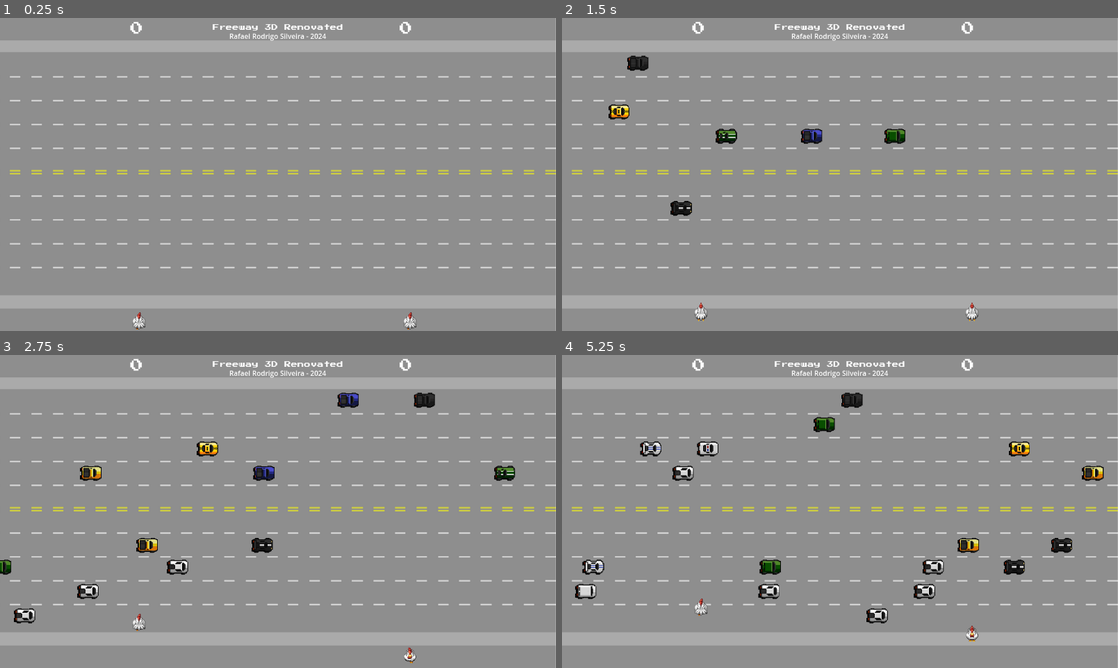
Above: before the commit, frames 1-4 (two rows, left to right).
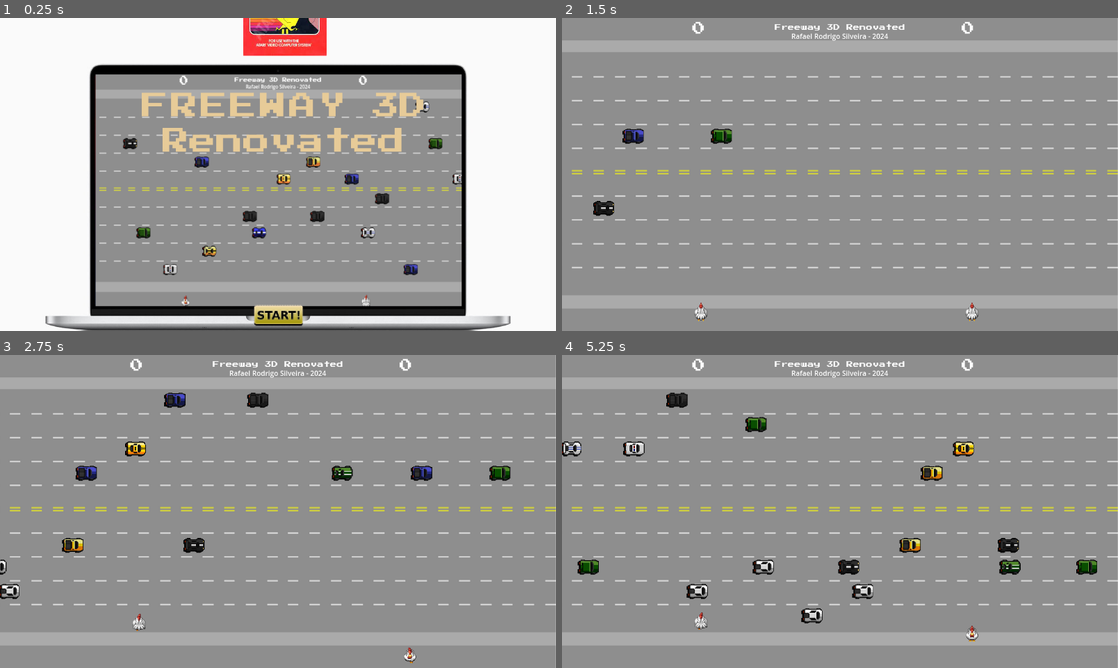
Above: after the commit, the same moments.

Repository: rafaelrodrigosilveira/freeway-renovated
Game: Godot game, scene res://splash_screen.tscn
Two runs of this game, one before a commit and one after it. Both use one fixed random seed, a clock stepped at 60 frames per second and the inputs below. Before the commit the project starts from res://main.tscn.
Inputs (mouse positions are in pixels of both pictures, inside the frame that each line leads up to):
- Up to frame 1 (0.25 s): no input
- Up to frame 2 (1.5 s): click (840, 315) at 0.52 s; hold Up (ui_up) from 1.28 s (still down); hold W (sobe) from 1.28 s (still down)
- Up to frame 3 (2.75 s): release Up (ui_up) at 2.03 s; release W (sobe) at 2.03 s; hold Down (ui_down) from 2.03 s (still down); tap W (sobe) at 2.1 s
- Up to frame 4 (5.25 s): release Down (ui_down) at 2.78 s; hold W (sobe) 2.78-3.53 s; hold Up (ui_up) 2.78-4.28 s; tap W (sobe) at 3.6, 5.1 s; hold W (sobe) 4.28-5.03 s; hold Down (ui_down) from 4.28 s (still down)

The runs differ from the first frame. In frame 1, 63% of the frame differs, in the area x 0-100%, y 0-100%; in frame 2, 1.4%; in frame 3, 3.3%; in frame 4, 5.1%.

Commit message:
v0.13
add splash screen

Diff:
--- a/main.tscn
+++ b/main.tscn
@@ -70,7 +70,7 @@
 
 [node name="tema_AudioStreamPlayer2D3" type="AudioStreamPlayer2D" parent="."]
 stream = ExtResource("9_tasvt")
-volume_db = -18.0
+volume_db = -12.0
 
 [node name="Button" type="Button" parent="."]
 anchors_preset = 8
--- a/project.godot
+++ b/project.godot
@@ -11,7 +11,7 @@
 [application]
 
 config/name="freeway3d"
-run/main_scene="res://main.tscn"
+run/main_scene="res://splash_screen.tscn"
 config/features=PackedStringArray("4.2", "Mobile")
 config/icon="res://icon.svg"
 
--- /dev/null
+++ b/splash_screen.gd
@@ -0,0 +1,7 @@
+extends Node
+func _ready():
+	pass
+
+func _on_start_pressed():
+	# Muda a cena atual para a nova cena
+	get_tree().change_scene_to_file("res://main.tscn")
--- /dev/null
+++ b/splash_screen.tscn
@@ -0,0 +1,97 @@
+[gd_scene load_steps=10 format=3 uid="uid://d217l00x1cngt"]
+
+[ext_resource type="Script" path="res://splash_screen.gd" id="1_le7bl"]
+[ext_resource type="Texture2D" uid="uid://duhln51jmli5b" path="res://Assets/logo/freeway logo.png" id="1_pyipb"]
+[ext_resource type="Texture2D" uid="uid://duaovwfdlli56" path="res://Assets/logo/freeway_logo_atari.jpg" id="2_sb7ay"]
+[ext_resource type="Texture2D" uid="uid://6jk4kc2vcc2e" path="res://Assets/robisplash_screen/start_normal.png" id="2_xunqi"]
+[ext_resource type="Texture2D" uid="uid://dwauaevspldei" path="res://Assets/robisplash_screen/start_pressed.png" id="3_k80s8"]
+[ext_resource type="AudioStream" uid="uid://b7vlpnkhbcmvv" path="res://Assets/sons/tema.wav" id="5_fvpcr"]
+
+[sub_resource type="Animation" id="Animation_hq87u"]
+length = 0.001
+tracks/0/type = "value"
+tracks/0/imported = false
+tracks/0/enabled = true
+tracks/0/path = NodePath("logo:position")
+tracks/0/interp = 1
+tracks/0/loop_wrap = true
+tracks/0/keys = {
+"times": PackedFloat32Array(0),
+"transitions": PackedFloat32Array(1),
+"update": 0,
+"values": [Vector2(560, -300)]
+}
+
+[sub_resource type="Animation" id="Animation_43r5j"]
+resource_name = "intro"
+length = 1.2
+tracks/0/type = "value"
+tracks/0/imported = false
+tracks/0/enabled = true
+tracks/0/path = NodePath("logo:position")
+tracks/0/interp = 1
+tracks/0/loop_wrap = true
+tracks/0/keys = {
+"times": PackedFloat32Array(0, 0.2, 0.4, 0.6, 0.8, 0.9985, 1.2),
+"transitions": PackedFloat32Array(1, 1, 1, 1, 1, 1, 1),
+"update": 0,
+"values": [Vector2(560, -300), Vector2(560, -200), Vector2(560, -100), Vector2(560, 0), Vector2(560, 100), Vector2(560, 200), Vector2(560, 380)]
+}
+
+[sub_resource type="AnimationLibrary" id="AnimationLibrary_dhnre"]
+_data = {
+"RESET": SubResource("Animation_hq87u"),
+"intro": SubResource("Animation_43r5j")
+}
+
+[node name="Node" type="Node"]
+script = ExtResource("1_le7bl")
+
+[node name="background" type="TextureRect" parent="."]
+offset_right = 40.0
+offset_bottom = 40.0
+texture = ExtResource("1_pyipb")
+
+[node name="AnimationPlayer" type="AnimationPlayer" parent="background"]
+libraries = {
+"": SubResource("AnimationLibrary_dhnre")
+}
+autoplay = "intro"
+
+[node name="logo" type="TextureRect" parent="background"]
+layout_mode = 1
+anchors_preset = 7
+anchor_left = 0.5
+anchor_top = 1.0
+anchor_right = 0.5
+anchor_bottom = 1.0
+offset_left = -80.0
+offset_top = -1138.0
+offset_right = 112.0
+offset_bottom = -875.999
+grow_horizontal = 2
+grow_vertical = 0
+texture = ExtResource("2_sb7ay")
+
+[node name="start" type="TextureButton" parent="background"]
+layout_mode = 1
+anchors_preset = 7
+anchor_left = 0.5
+anchor_top = 1.0
+anchor_right = 0.5
+anchor_bottom = 1.0
+offset_left = -74.5
+offset_top = -192.0
+offset_right = 74.5
+offset_bottom = -118.0
+grow_horizontal = 2
+grow_vertical = 0
+texture_normal = ExtResource("2_xunqi")
+texture_pressed = ExtResource("3_k80s8")
+
+[node name="AudioStreamPlayer" type="AudioStreamPlayer" parent="background"]
+stream = ExtResource("5_fvpcr")
+volume_db = -12.0
+autoplay = true
+
+[connection signal="pressed" from="background/start" to="." method="_on_start_pressed"]
Not shown, added: Assets/logo/freeway 3D Renovated.png.import
Not shown, added: Assets/logo/freeway logo.png.import
Binary file added: Assets/logo/freeway_logo_atari.jpg
Not shown, added: Assets/logo/freeway_logo_atari.jpg.import
Not shown, added: Assets/logo/notebook.png.import
Binary file added: Assets/robisplash_screen/start_normal.png
Not shown, added: Assets/robisplash_screen/start_normal.png.import
Binary file added: Assets/robisplash_screen/start_pressed.png
Not shown, added: Assets/robisplash_screen/start_pressed.png.import
Not shown, changed: .DS_Store
Not shown, changed: Assets/.DS_Store
Not shown, added: Assets/robisplash_screen/.DS_Store
